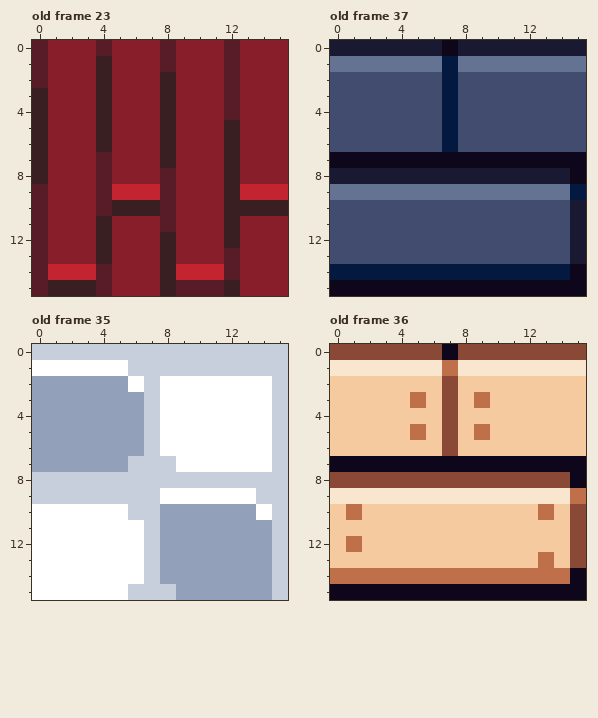
Pixel-art file: Assets/tiles/Floor Tiles.ase. Above is the file before it was changed.
16x16 pixels, 37 frames. Colours within 5 levels of each other are drawn and written as one. Shown: old frame 23, old frame 37, old frame 35, old frame 36. The commit also changed other frames, which this record leaves out.
After the commit:
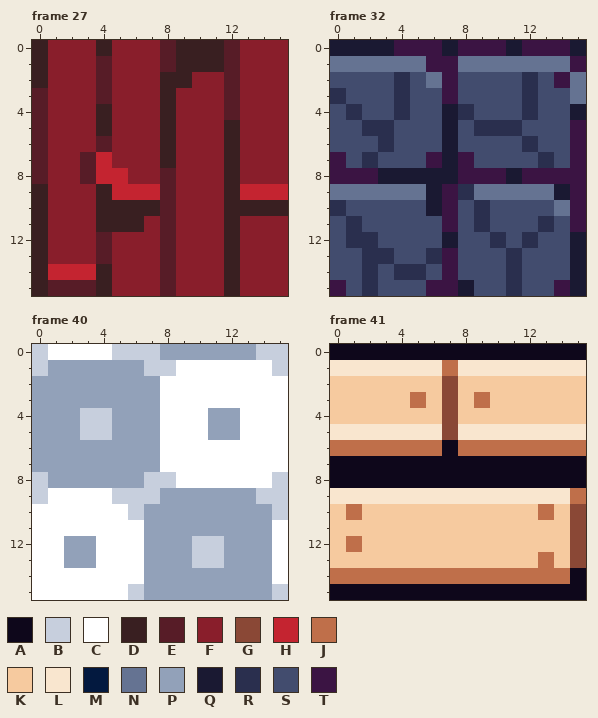
Palette (. is transparent): A #0e071b  B #c7cfdd  C #ffffff  D #391f21  E #571c27  F #891e2b  G #8a4836  H #c42430  J #bf6f4a  K #f6ca9f  L #f9e6cf  M #03193f  N #657392  P #92a1b9  Q #1a1932  R #2a2f4e  S #424c6e  T #3b1443
A new or re-ordered frame is compared with the old frame closest to it.
What changed:
frames 37 -> 43
--- frame 27 is new; against old frame 23
@@ x 0..15 @@
- 0 EFFFEFFFEFFFEFFF
- 1 EFFFDFFFEFFFEFFF
- 2 EFFFDFFFDFFFEFFF
- 3 DFFFDFFFDFFFEFFF
- 4 DFFFDFFFDFFFEFFF
- 5 DFFFDFFFDFFFDFFF
- 6 DFFFDFFFDFFFDFFF
- 7 DFFFEFFFDFFFDFFF
- 8 DFFFEFFFEFFFDFFF
- 9 EFFFEHHHEFFFDHHH
-10 EFFFEDDDEFFFDDDD
-11 EFFFDFFFEFFFDFFF
-12 EFFFDFFFDFFFDFFF
-13 EFFFDFFFDFFFEFFF
-14 EHHHEFFFDHHHEFFF
-15 EDDDEFFFDEEEDFFF
+ 0 DFFFDFFFEDDDEFFF
+ 1 DFFFEFFFEDDDEFFF
+ 2 DFFFEFFFDDFFEFFF
+ 3 EFFFEFFFDFFFEFFF
+ 4 EFFFDFFFDFFFEFFF
+ 5 EFFFDFFFDFFFDFFF
+ 6 EFFFEFFFDFFFDFFF
+ 7 EFFEHFFFDFFFDFFF
+ 8 EFFEHHFFEFFFDFFF
+ 9 DFFFDHHHEFFFDHHH
+10 DFFFDDDDEFFFDDDD
+11 DFFFDDDFEFFFDFFF
+12 DFFFEFFFEFFFDFFF
+13 DFFFEFFFEFFFDFFF
+14 DHHHDFFFEFFFDFFF
+15 DEEEDFFFEFFFDFFF
--- frame 32 is new; against old frame 37
@@ x 0..15 @@
- 0 QQQQQQQAQQQQQQQQ
- 1 NNNNNNNMNNNNNNNN
- 2 SSSSSSSMSSSSSSSS
- 3 SSSSSSSMSSSSSSSS
- 4 SSSSSSSMSSSSSSSS
- 5 SSSSSSSMSSSSSSSS
- 6 SSSSSSSMSSSSSSSS
- 7 AAAAAAAAAAAAAAAA
- 8 QQQQQQQQQQQQQQQA
- 9 NNNNNNNNNNNNNNNM
-10 SSSSSSSSSSSSSSSQ
-11 SSSSSSSSSSSSSSSQ
-12 SSSSSSSSSSSSSSSQ
-13 SSSSSSSSSSSSSSSQ
-14 MMMMMMMMMMMMMMMA
-15 AAAAAAAAAAAAAAAA
+ 0 QQQQTTTQTTTQTTTQ
+ 1 NNNNNNTTNNNNNNNT
+ 2 SSSSRSNTSSSSRSTN
+ 3 RSSSRSSTSSSSRSSN
+ 4 SRSSRSSQRSSSRSSQ
+ 5 SSRRSSSQSRRRSSST
+ 6 SSSRSSSQSSSSRSST
+ 7 TSRSSSTQTSSSSRST
+ 8 TTTQQQQQTTTQTTTT
+ 9 NNNNNNQTRNNNNNQT
+10 RSSSSSQTSRSSSSNT
+11 SRSSSSSTSRSSSRST
+12 SRRSSSSQSSRSRSSQ
+13 SSRRSSRTSSSRSSSQ
+14 SSRSRRSTSSSRSSSQ
+15 TSRSSSTTQSSRSSTQ
--- frame 40 against old frame 35
@@ x 0..15 @@
- 0 BBBBBBBBBBBBBBBB
- 1 CCCCCCBBBBBBBBBB
- 2 PPPPPPCBCCCCCCCB
- 3 PPPPPPPBCCCCCCCB
- 4 PPPPPPPBCCCCCCCB
- 5 PPPPPPPBCCCCCCCB
- 6 PPPPPPPBCCCCCCCB
- 7 PPPPPPBBBCCCCCCB
- 8 BBBBBBBBBBBBBBBB
- 9 BBBBBBBBCCCCCCBB
-10 CCCCCCBBPPPPPPCB
-11 CCCCCCCBPPPPPPPB
-12 CCCCCCCBPPPPPPPB
-13 CCCCCCCBPPPPPPPB
-14 CCCCCCCBPPPPPPPB
-15 CCCCCCBBBPPPPPPB
+ 0 BCCCCBBBPPPPPPBB
+ 1 BPPPPPPBBCCCCCCB
+ 2 PPPPPPPPCCCCCCCC
+ 3 PPPPPPPPCCCCCCCC
+ 4 PPPBBPPPCCCPPCCC
+ 5 PPPBBPPPCCCPPCCC
+ 6 PPPPPPPPCCCCCCCC
+ 7 PPPPPPPPCCCCCCCC
+ 8 BPPPPPPBBCCCCCCB
+ 9 BCCCCBBBPPPPPPBB
+10 CCCCCCBPPPPPPPPB
+11 CCCCCCCPPPPPPPPC
+12 CCPPCCCPPPBBPPPC
+13 CCPPCCCPPPBBPPPC
+14 CCCCCCCPPPPPPPPC
+15 CCCCCCBPPPPPPPPB
--- frame 41 against old frame 36
@@ x 0..15 @@
- 0 GGGGGGGAGGGGGGGG
+ 0 AAAAAAAAAAAAAAAA
  1 LLLLLLLJLLLLLLLL
@@ x 0..15 @@
  4 KKKKKKKGKKKKKKKK
- 5 KKKKKJKGKJKKKKKK
- 6 KKKKKKKGKKKKKKKK
+ 5 LLLLLLLGLLLLLLLL
+ 6 JJJJJJJAJJJJJJJJ
  7 AAAAAAAAAAAAAAAA
- 8 GGGGGGGGGGGGGGGA
+ 8 AAAAAAAAAAAAAAAA
  9 LLLLLLLLLLLLLLLJ
Pixel boxes of the changes (left, top, right, bottom) in both pictures:
changed: (32, 40, 240, 296)
changed: (330, 40, 586, 296)
changed: (32, 344, 288, 600)
changed: (330, 344, 586, 488)
